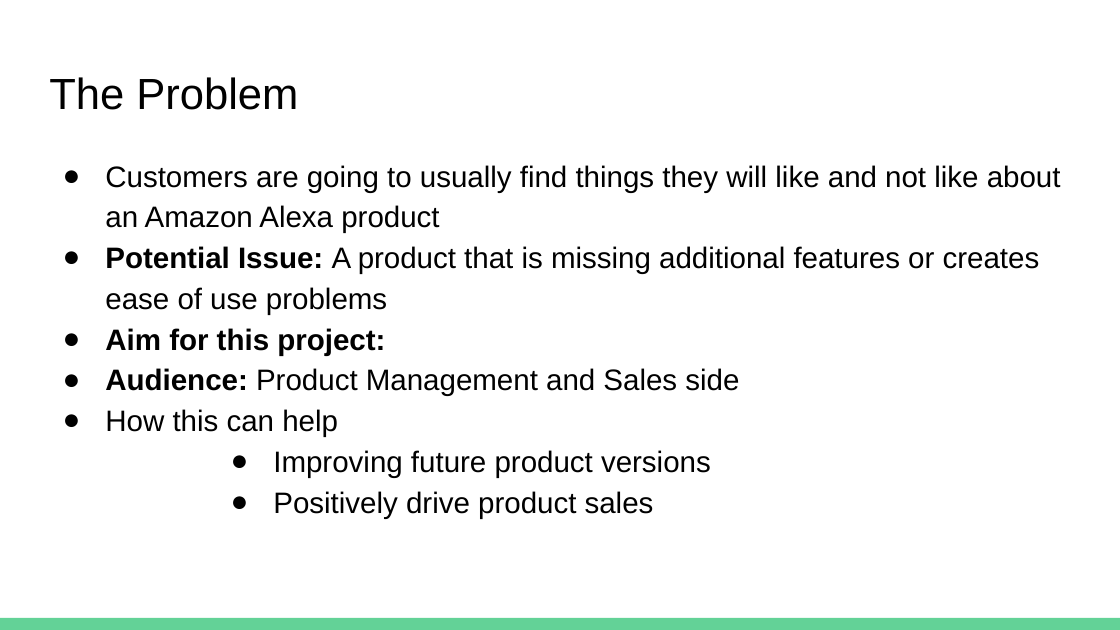
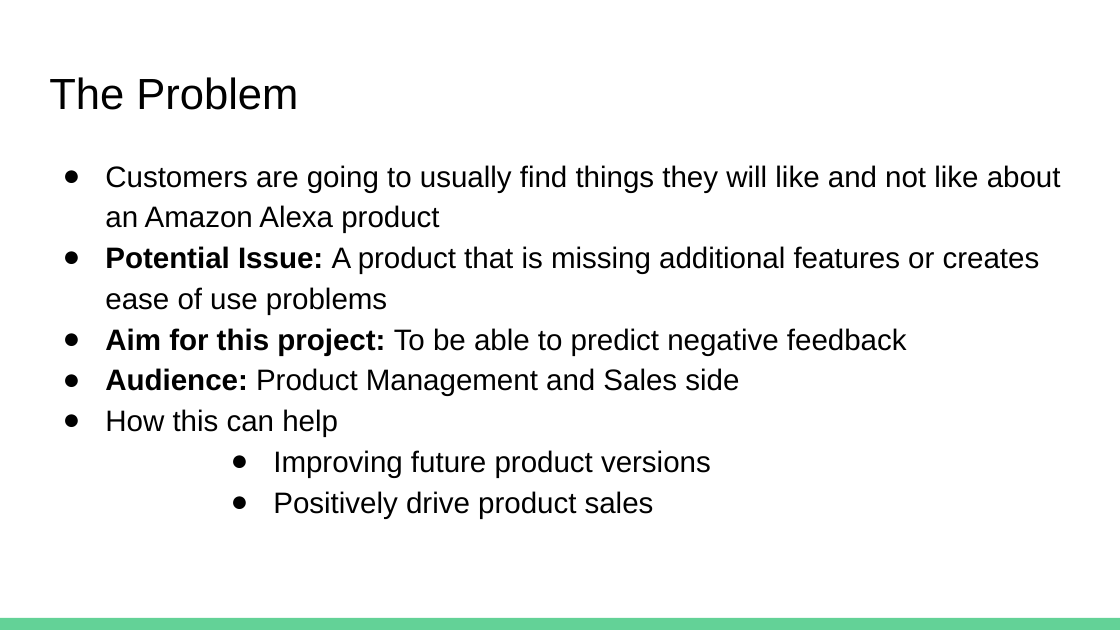
Before and after one commit to catherine-somers/Capstone-2--Springboard, a slide deck: slide 2 of CP2-Amazon Alexa Review Classification.pptx. Drawn at 1120x630 pixels with LibreOffice and Linux fonts; fonts in the diff are those of the drawing. Boxes give left, top, right and bottom in pixels: in the first picture for what was removed or moved away, otherwise in the second. Text is boxed around its words. In the diff, an @@ line names an element or a change of style, - is before the commit and + after.

```diff
--- a/CP2-Amazon Alexa Review Classification.pptx
+++ b/CP2-Amazon Alexa Review Classification.pptx
@@ text at (105,328,907,355): text changed; bold off @@
-● Aim for this project:
+● Aim for this project: To be able to predict negative feedback
```
Also in this commit, not shown: 1 other file.
